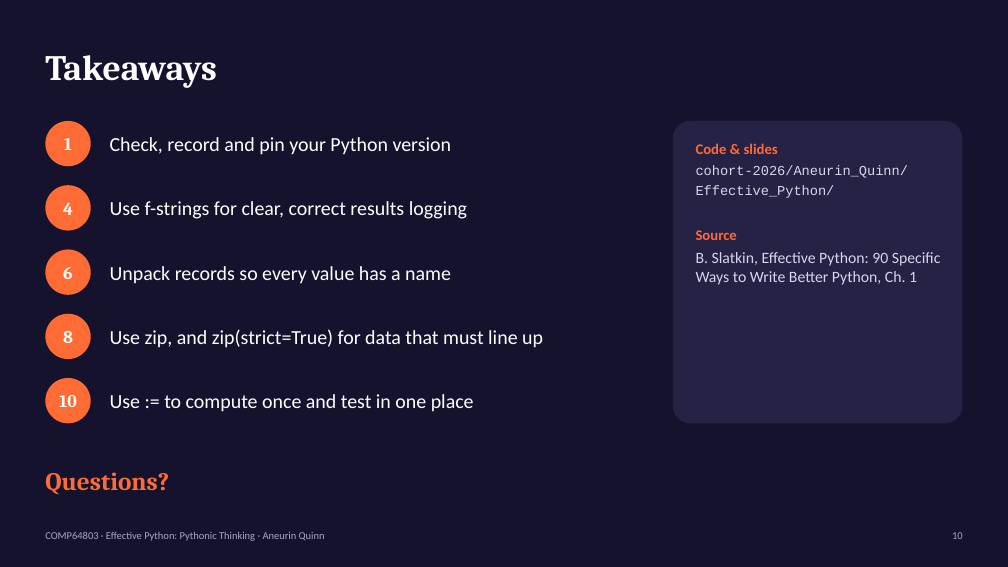
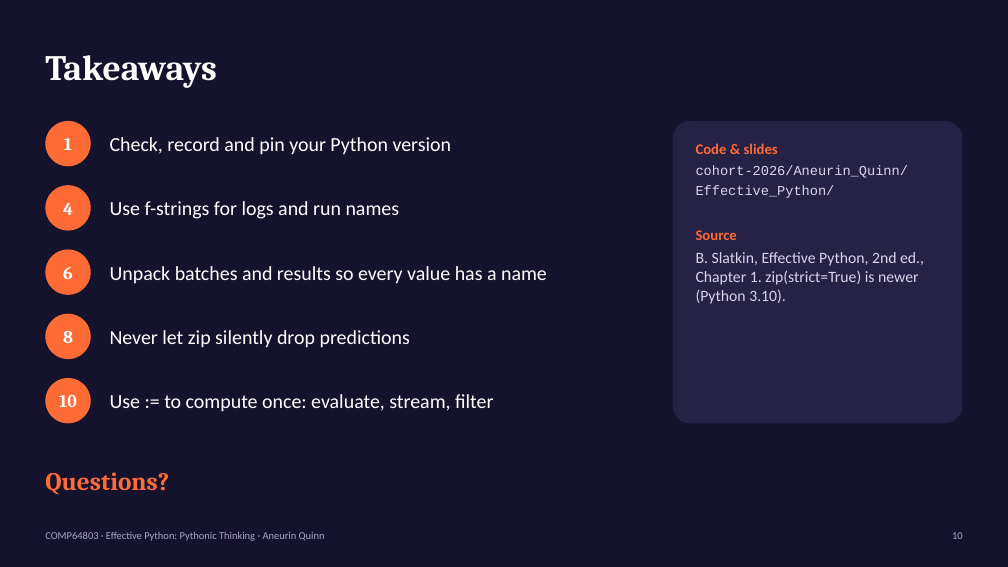
Before and after one commit to mingfeisun/COMP64803-Responsible-Reproducible-AI, a slide deck: slide 10 of cohort-2026/Aneurin_Quinn/Effective_Python/Pythonic_Thinking_AQ.pptx. Drawn at 1008x567 pixels with LibreOffice and Linux fonts; fonts in the diff are those of the drawing. Boxes give left, top, right and bottom in pixels: in the first picture for what was removed or moved away, otherwise in the second. Text is boxed around its words. In the diff, an @@ line names an element or a change of style, - is before the commit and + after.

```diff
--- a/cohort-2026/Aneurin_Quinn/Effective_Python/Pythonic_Thinking_AQ.pptx
+++ b/cohort-2026/Aneurin_Quinn/Effective_Python/Pythonic_Thinking_AQ.pptx
@@ text at [110, 201, 400, 219]: text changed @@
-Use f-strings for clear, correct results logging
+Use f-strings for logs and run names
@@ text at [110, 266, 547, 284]: text changed @@
-Unpack records so every value has a name
+Unpack batches and results so every value has a name
@@ text at [696, 252, 924, 304]: text changed @@
-B. Slatkin, Effective Python: 90 Specific Ways to Write Better Python, Ch. 1
+B. Slatkin, Effective Python, 2nd ed., Chapter 1. zip(strict=True) is newer (Python 3.10).
@@ text at [110, 330, 410, 348]: text changed @@
-Use zip, and zip(strict=True) for data that must line up
+Never let zip silently drop predictions
@@ text at [110, 394, 493, 412]: text changed @@
-Use := to compute once and test in one place
+Use := to compute once: evaluate, stream, filter
```
Also in this commit, not shown: 7 other slides changed, 2 slides added, 2 slides removed, 8 other files.
